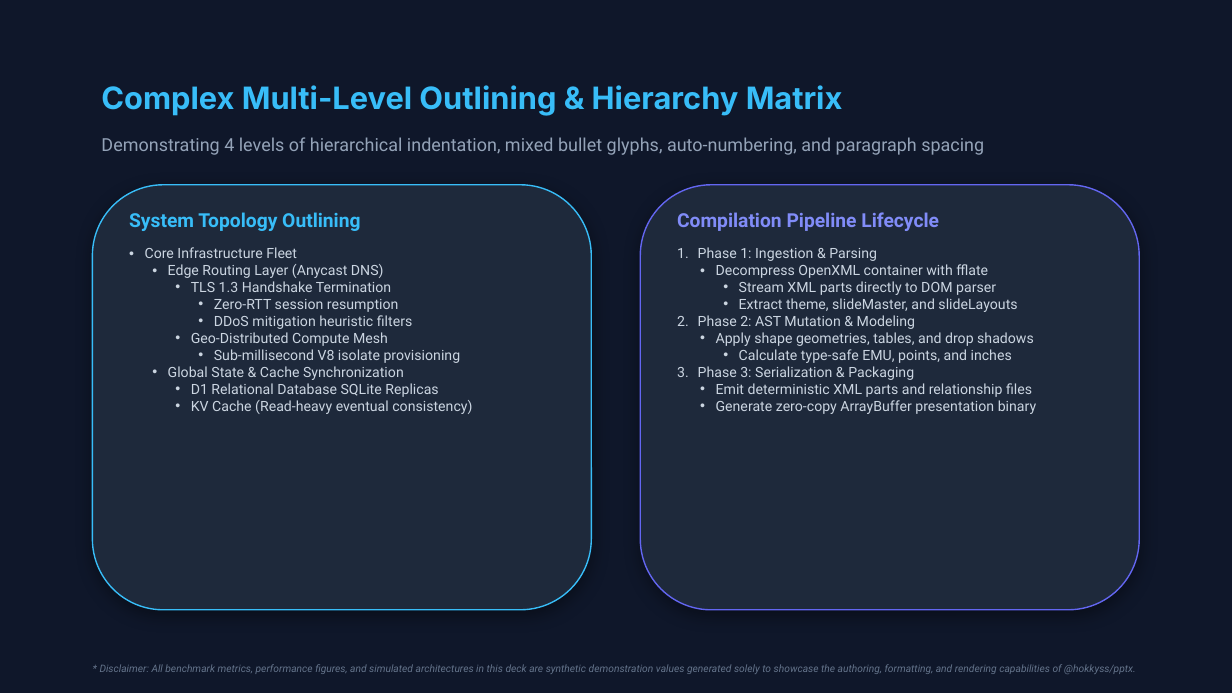
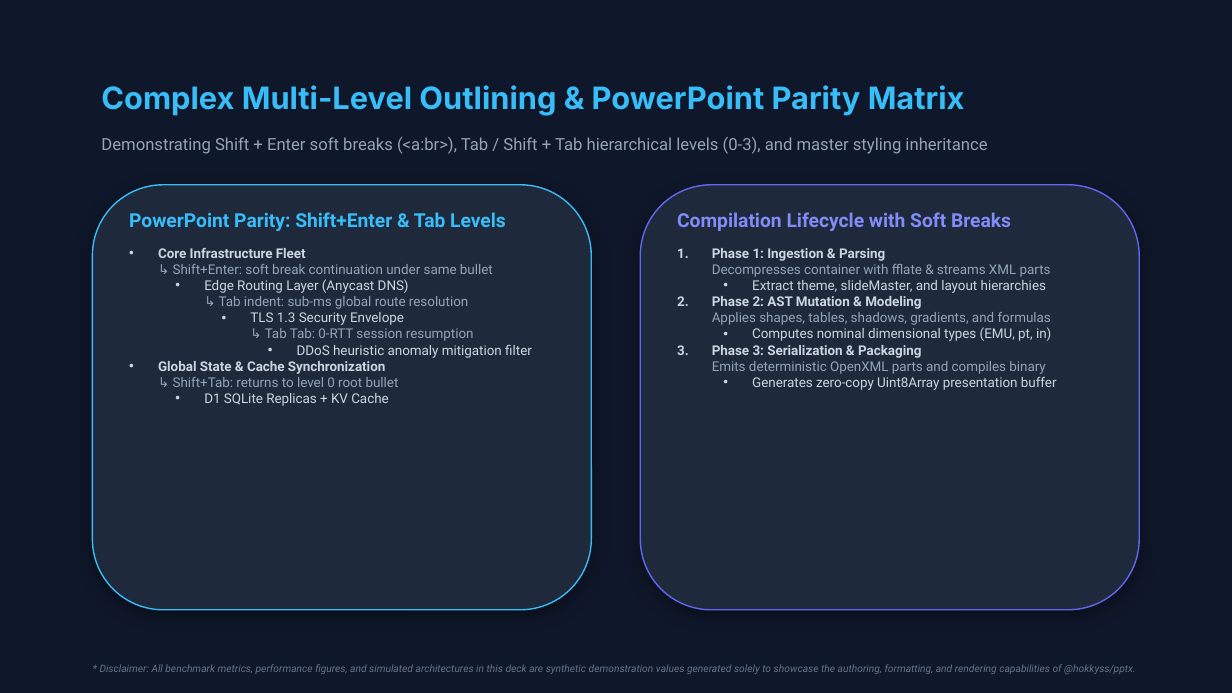
Before and after one commit to hokkyss/pptx-parser, a slide deck: slide 7 of hokkyss_showcase_deck.pptx. Drawn at 1232x693 pixels with LibreOffice and Linux fonts; fonts in the diff are those of the drawing. Boxes give left, top, right and bottom in pixels: in the first picture for what was removed or moved away, otherwise in the second. Text is boxed around its words. In the diff, an @@ line names an element or a change of style, - is before the commit and + after.

```diff
--- a/hokkyss_showcase_deck.pptx
+++ b/hokkyss_showcase_deck.pptx
@@ text at (101,85,965,115): text changed @@
-Complex Multi-Level Outlining & Hierarchy Matrix
+Complex Multi-Level Outlining & PowerPoint Parity Matrix
@@ text at (101,137,987,154): text changed; size 14 to 13 pt @@
-Demonstrating 4 levels of hierarchical indentation, mixed bullet glyphs, auto-numbering, and paragraph spacing
+Demonstrating Shift + Enter soft breaks (<a:br>), Tab / Shift + Tab hierarchical levels (0-3), and master styling inheritance
@@ text at (129,212,506,231): text changed @@
-System Topology Outlining
+PowerPoint Parity: Shift+Enter & Tab Levels
@@ text at (677,212,1011,231): text changed @@
-Compilation Pipeline Lifecycle
+Compilation Lifecycle with Soft Breaks
@@ text at (158,248,532,406): text changed; size 11 to 10.5 pt @@
-• Core Infrastructure Fleet
-  • Edge Routing Layer (Anycast DNS)
-    • TLS 1.3 Handshake Termination
-      • Zero-RTT session resumption
-      • DDoS mitigation heuristic filters
-    • Geo-Distributed Compute Mesh
-      • Sub-millisecond V8 isolate provisioning
-  • Global State & Cache Synchronization
-    • D1 Relational Database SQLite Replicas
-    • KV Cache (Read-heavy eventual consistency)
+• Core Infrastructure Fleet
+  ↳ Shift+Enter: soft break continuation under same bullet
+  • Edge Routing Layer (Anycast DNS)
+    ↳ Tab indent: sub-ms global route resolution
+    • TLS 1.3 Security Envelope
+      ↳ Tab Tab: 0-RTT session resumption
+      • DDoS heuristic anomaly mitigation filter
+• Global State & Cache Synchronization
+  ↳ Shift+Tab: returns to level 0 root bullet
+  • D1 SQLite Replicas + KV Cache
@@ text at (712,248,1057,390): text changed; size 11 to 10.5 pt @@
-1. Phase 1: Ingestion & Parsing
-  • Decompress OpenXML container with fflate
-    • Stream XML parts directly to DOM parser
-    • Extract theme, slideMaster, and slideLayouts
-2. Phase 2: AST Mutation & Modeling
-  • Apply shape geometries, tables, and drop shadows
-    • Calculate type-safe EMU, points, and inches
-3. Phase 3: Serialization & Packaging
-  • Emit deterministic XML parts and relationship files
-  • Generate zero-copy ArrayBuffer presentation binary
+1. Phase 1: Ingestion & Parsing
+   Decompresses container with fflate & streams XML parts
+  • Extract theme, slideMaster, and layout hierarchies
+2. Phase 2: AST Mutation & Modeling
+   Applies shapes, tables, shadows, gradients, and formulas
+  • Computes nominal dimensional types (EMU, pt, in)
+3. Phase 3: Serialization & Packaging
+   Emits deterministic OpenXML parts and compiles binary
+  • Generates zero-copy Uint8Array presentation buffer
```
Also in this commit, not shown: 7 other slides changed, 2 slides added, 4 other files.
